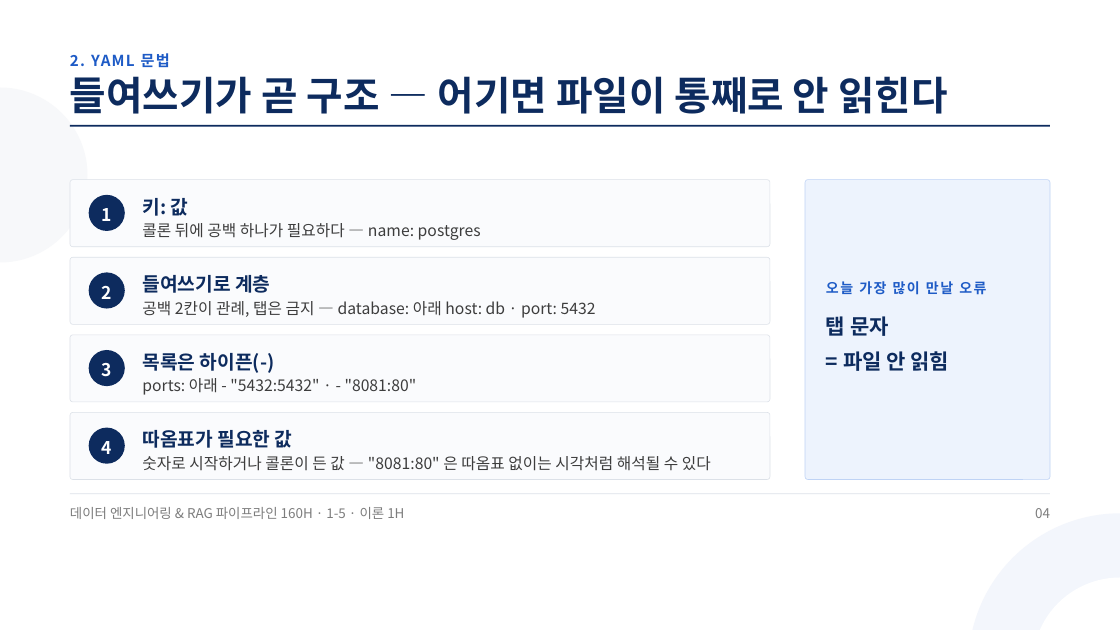
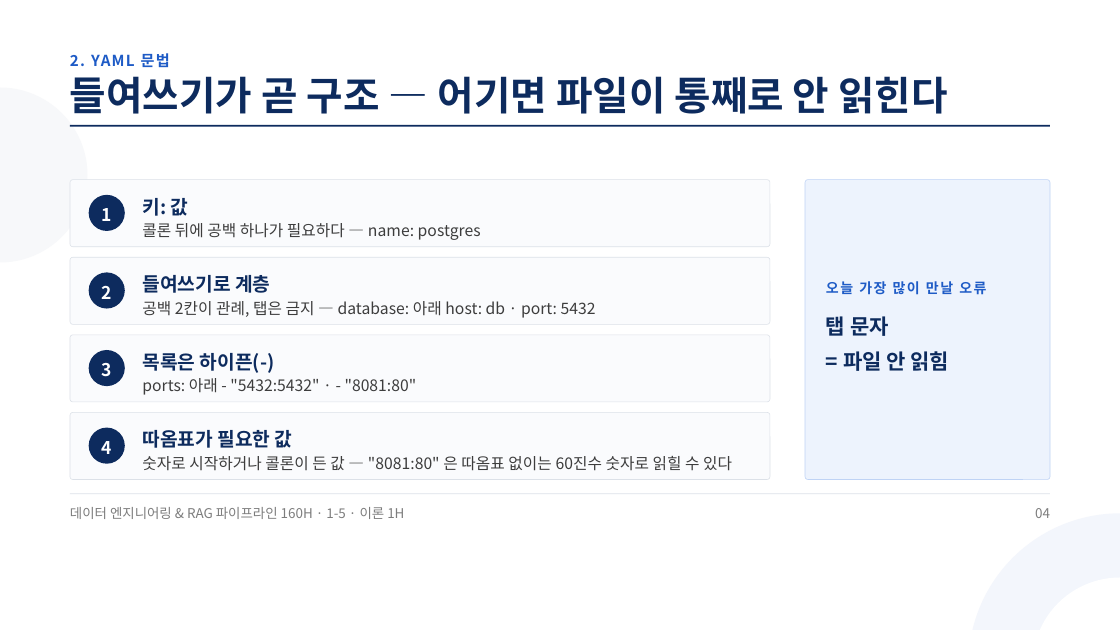
Before and after one commit to aebonlee/materials, a slide deck: slide 4 of data-eng/decks/w1d5s1.pptx. Drawn at 1120x630 pixels with LibreOffice and Linux fonts; fonts in the diff are those of the drawing. Boxes give left, top, right and bottom in pixels: in the first picture for what was removed or moved away, otherwise in the second. Text is boxed around its words. In the diff, an @@ line names an element or a change of style, - is before the commit and + after.

```diff
--- a/data-eng/decks/w1d5s1.pptx
+++ b/data-eng/decks/w1d5s1.pptx
@@ text at [142, 456, 732, 471]: text changed @@
-숫자로 시작하거나 콜론이 든 값 — "8081:80" 은 따옴표 없이는 시각처럼 해석될 수 있다
+숫자로 시작하거나 콜론이 든 값 — "8081:80" 은 따옴표 없이는 60진수 숫자로 읽힐 수 있다
```
Also in this commit, not shown: 9 other files.
